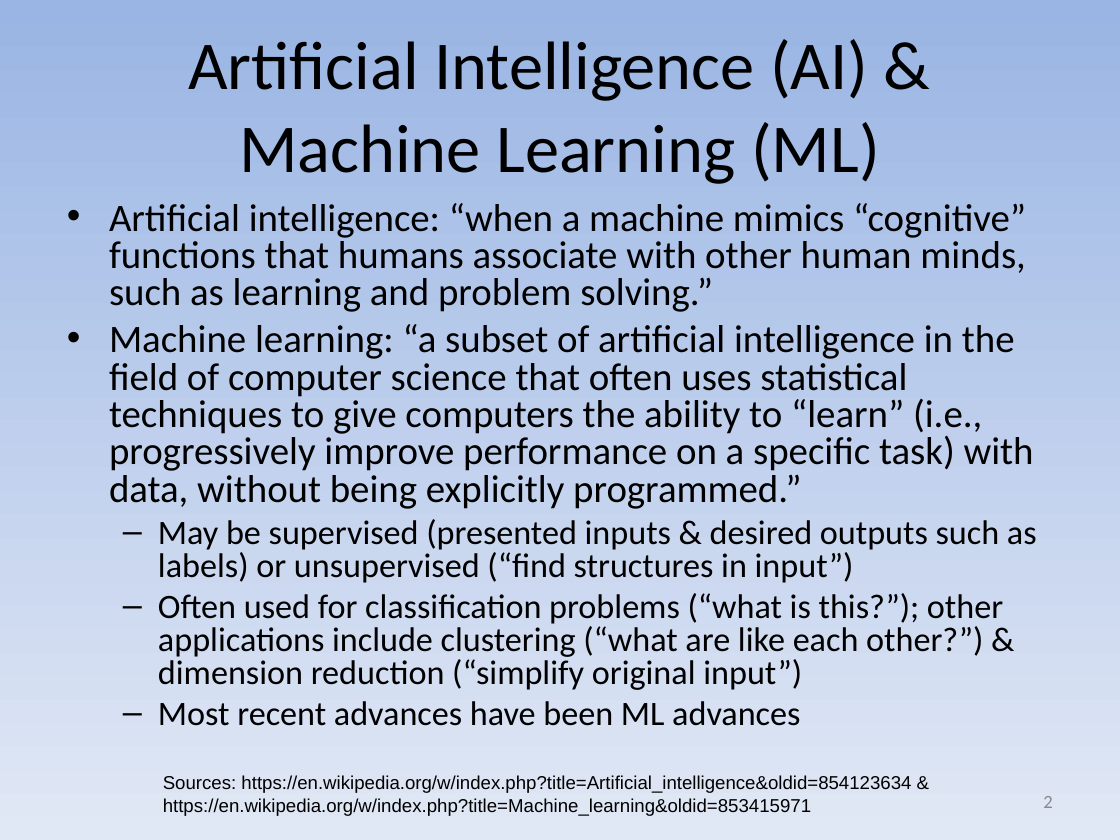
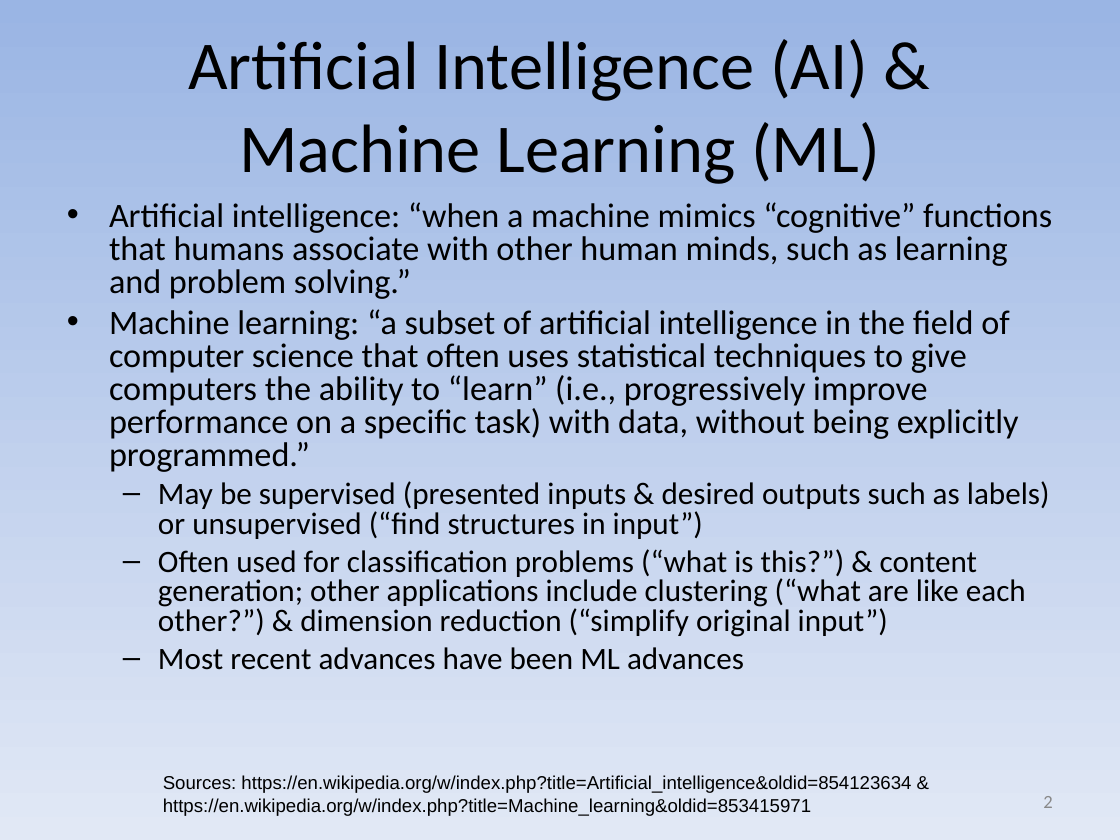
Before and after one commit to david-a-wheeler/david-a-wheeler.github.io, a slide deck: slide 2 of secure-class/presentations/AI-ML-Security.ppt. Drawn at 1120x840 pixels with LibreOffice and Linux fonts; fonts in the diff are those of the drawing. Boxes give left, top, right and bottom in pixels: in the first picture for what was removed or moved away, otherwise in the second. Text is boxed around its words. In the diff, an @@ line names an element or a change of style, - is before the commit and + after.

Commit message:
Update AI slides

```diff
--- a/secure-class/presentations/AI-ML-Security.ppt
+++ b/secure-class/presentations/AI-ML-Security.ppt
@@ text at box(109, 202, 1052, 670): size 25 to 22 pt in "Artificial intelligence: “when a machine mimics “cognitive” ...", "Machine learning: “a subset of artificial intelligence ..."; size 22 to 20 pt in "May be supervised (presented inputs & desired ...", "Most recent advances have been ML advances" @@
@@ text at box(158, 549, 1026, 637): text changed; size 22 to 20 pt @@
-  – Often used for classification problems (“what is this?”); other applications include clustering (“what are like each other?”) & dimension reduction (“simplify original input”)
+  – Often used for classification problems (“what is this?”) & content generation; other applications include clustering (“what are like each other?”) & dimension reduction (“simplify original input”)
```
Also in this commit, not shown: 2 other slides changed.
